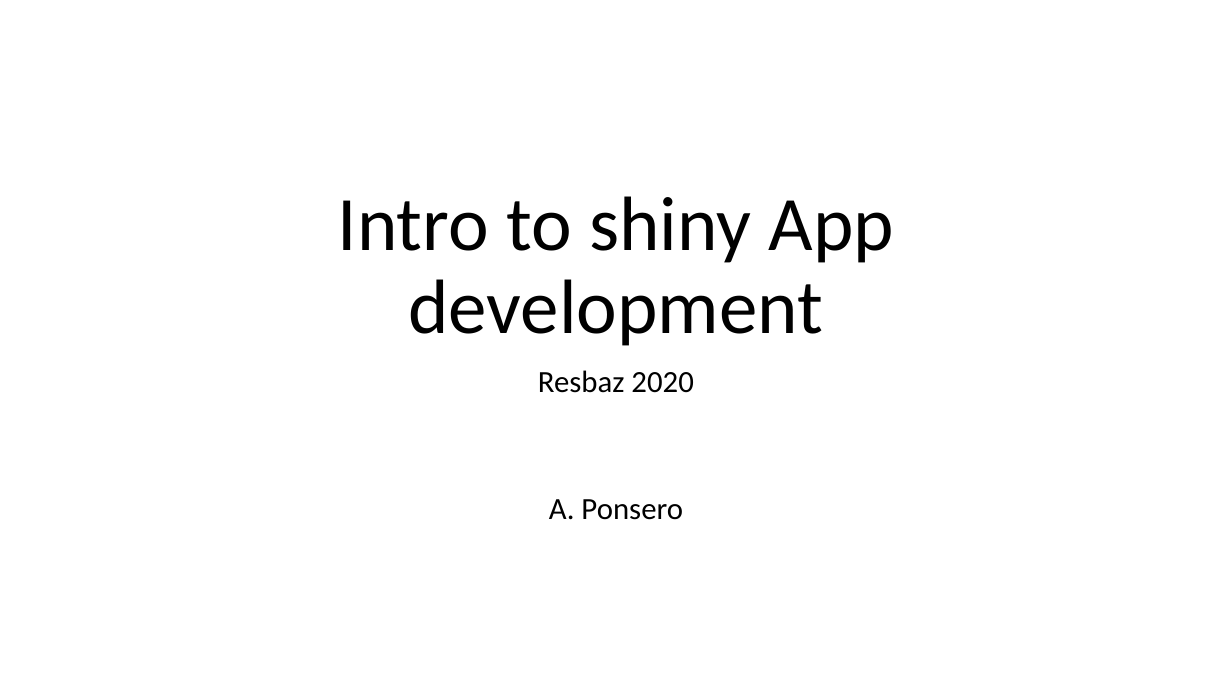
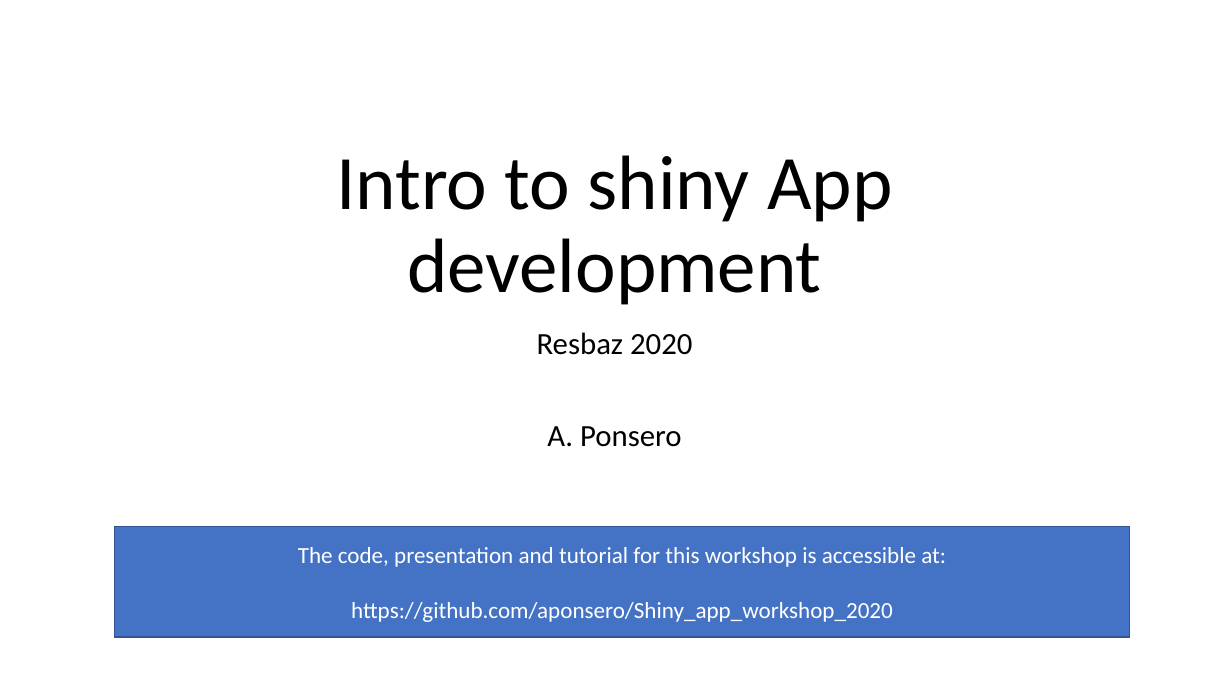
Before and after one commit to aponsero/Shiny_app_workshop_2020, a slide deck: slide 1 of Presentation/Presentation_slides.pptx. Drawn at 1232x693 pixels with LibreOffice and Linux fonts; fonts in the diff are those of the drawing. Boxes give left, top, right and bottom in pixels: in the first picture for what was removed or moved away, otherwise in the second. Text is boxed around its words. In the diff, an @@ line names an element or a change of style, - is before the commit and + after.

```diff
--- a/Presentation/Presentation_slides.pptx
+++ b/Presentation/Presentation_slides.pptx
@@ title "Intro to shiny App development" moved from (x1=338, y1=196, x2=893, y2=346) to (x1=336, y1=155, x2=892, y2=305) @@
@@ subtitle "Resbaz 2020" moved from (x1=538, y1=370, x2=693, y2=520) to (x1=537, y1=332, x2=692, y2=447) @@
@@ subtitle "Resbaz 2020" at (x1=537, y1=332, x2=692, y2=447): line spacing 0.8 to 0.9 @@
@@ rectangle added at (x1=115, y1=527, x2=1129, y2=638), fill #4472C4, outline #325491 1 pt, 18 pt, text #FFFFFF @@
+The code, presentation and tutorial for this workshop is accessible at:
+https://github.com/aponsero/Shiny_app_workshop_2020
```
Also in this commit, not shown: 4 other slides changed, 3 slides added, 1 slide removed.
